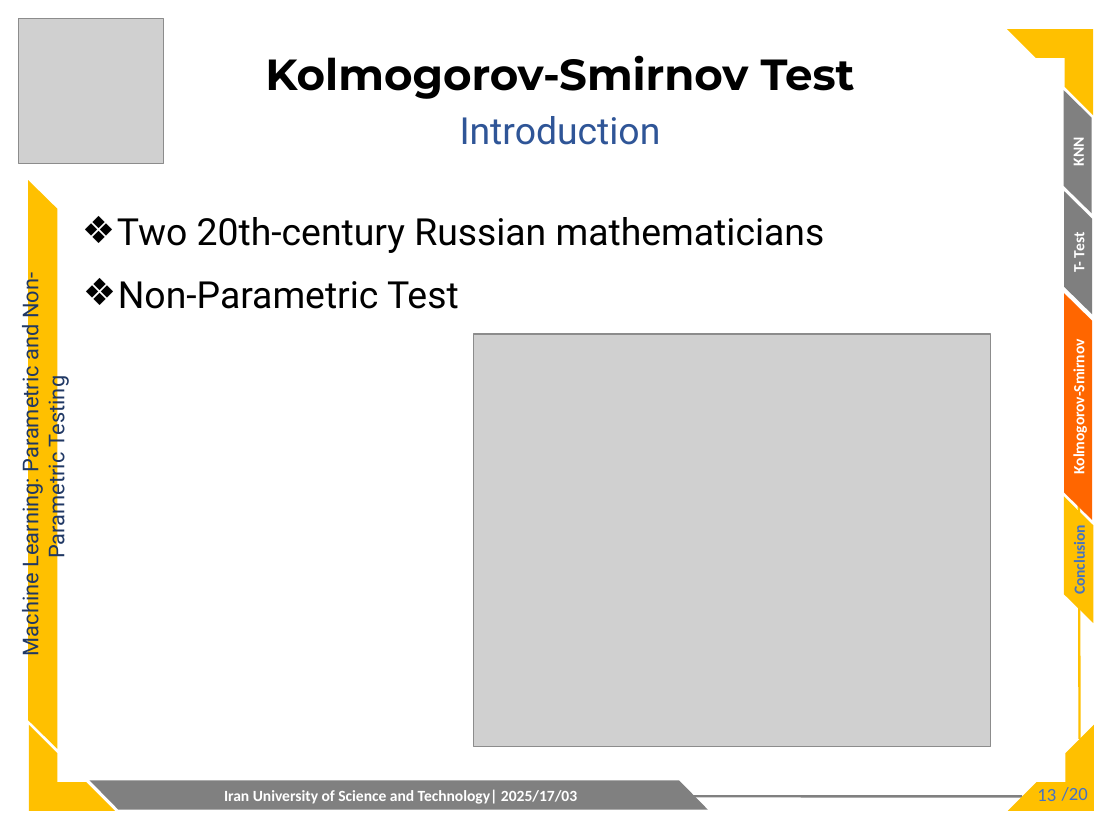
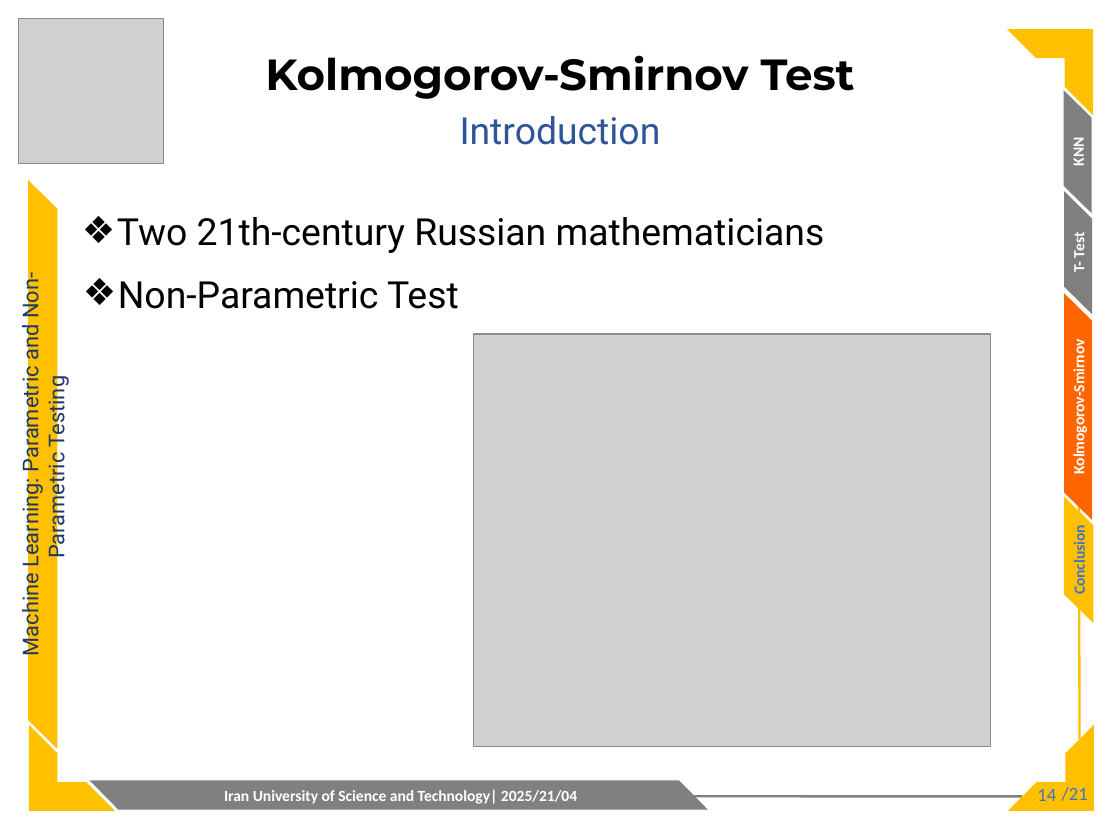
Before and after one commit to ali-asnaashari/IUST_CS_GradHub, a slide deck: slide 14 of Machine_Learning_4032/slides/Machine_Learning_KNN_KS_&_T_Test.pptx (slide 13 before the commit). Drawn at 1120x840 pixels with LibreOffice and Linux fonts; fonts in the diff are those of the drawing; grey boxes stand for pictures. Boxes give left, top, right and bottom in pixels: in the first picture for what was removed or moved away, otherwise in the second. Text is boxed around its words. In the diff, an @@ line names an element or a change of style, - is before the commit and + after.

```diff
--- a/Machine_Learning_4032/slides/Machine_Learning_KNN_KS_&_T_Test.pptx
+++ b/Machine_Learning_4032/slides/Machine_Learning_KNN_KS_&_T_Test.pptx
@@ text at box(117, 217, 825, 253): text changed @@
-❖ Two 20th-century Russian mathematicians
+❖ Two 21th-century Russian mathematicians
@@ text in parallelogram at box(224, 789, 577, 804): text changed @@
-Iran University of Science and Technology| 2025/17/03
+Iran University of Science and Technology| 2025/21/04
@@ page number at box(1037, 789, 1056, 801): text changed @@
-13
+14
@@ text at box(1062, 787, 1088, 801): text changed @@
-/20
+/21
```
Also in this commit, not shown: 17 other slides changed, 1 slide added, 5 other files.
